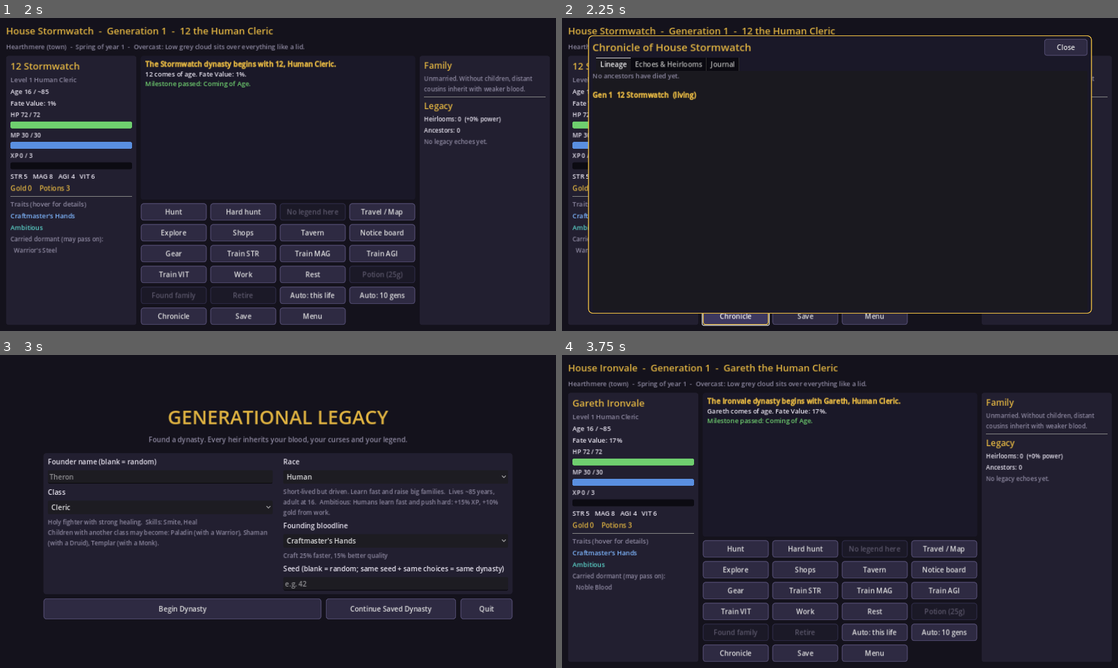
Above: before the commit, frames 1-4 (two rows, left to right).
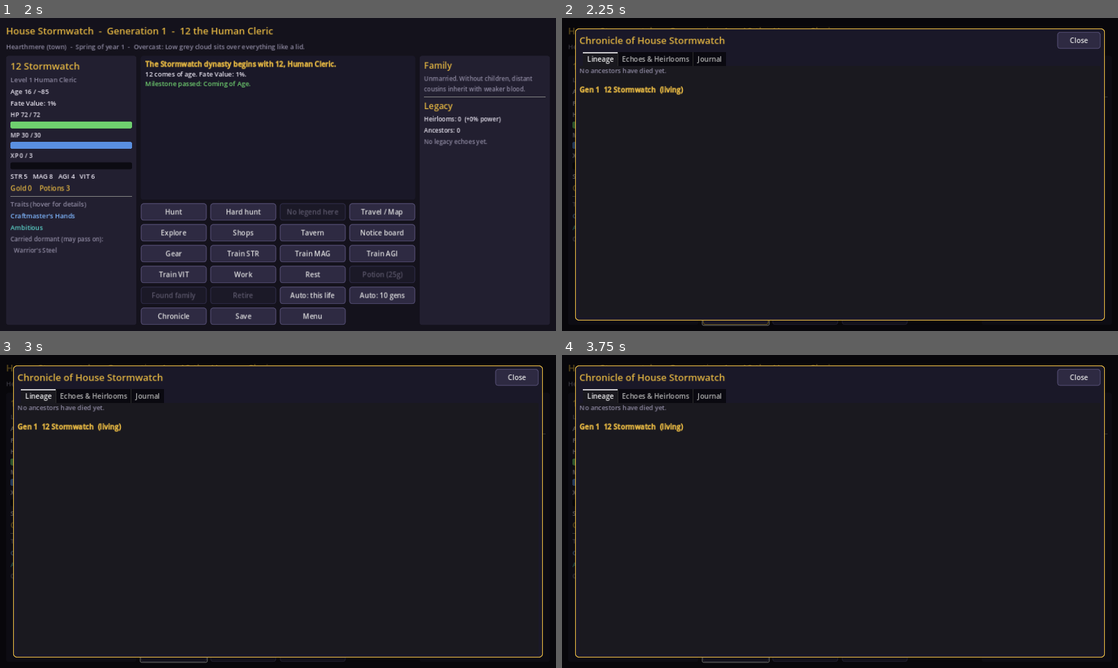
Above: after the commit, the same moments.

Repository: DMG-Workshop/Generational-Legacy-RPG-design
Game: Godot game, scene res://ui/main.tscn
The game is run twice, just before and just after one commit, with the same random seed, the same clock (stepped at 60 frames per second) and the same inputs.
Inputs (mouse positions are in pixels of both pictures, inside the frame that each line leads up to):
- Up to frame 1 (2 s): click (161, 140) at 0.52 s; type "12" at 0.6 s; click (394, 246) at 0.75 s; type "12" at 0.83 s; click "Begin Dynasty" at 1.25 s
- Up to frame 2 (2.25 s): click "Chronicle" at 2 s
- Up to frame 3 (3 s): click "Menu" at 2.75 s
- Up to frame 4 (3.75 s): click (745, 608) at 3.5 s, where only the run before the commit has a clickable "Begin Dynasty"

Frame 1 is identical in both runs. In frame 2, 9.1% of the frame differs, in the area x 1-99%, y 2-99%; in frame 3, 13%; in frame 4, 24%.

Commit message:
Make the Chronicle modal so nothing behind it takes a click
The Chronicle was a bare panel inset 40px from the window edges with
no backdrop. The life screen's last action row (Chronicle, Save,
Menu) peeked out below it and stayed clickable, so a second Chronicle
could stack on the first and Menu could leave the game. On the
succession screen a click beside the panel landed on a "Choose" card
and picked the next heir.

It is now built with Kit.overlay like every other overlay: a dimmed
full-window backdrop that stops the mouse, the bordered panel and a
Close button. The integration test clicks Chronicle and Menu behind
an open Chronicle, and an heir's Choose button, through the viewport
and expects nothing to happen.

Co-Authored-By: Claude Opus 5.5 <noreply@anthropic.com>
Claude-Session: https://claude.ai/code/session_01JNXiUGbEfeQhXYLJb9eyrM

Diff:
--- a/tests/test_game_integration.gd
+++ b/tests/test_game_integration.gd
@@ -7,6 +7,7 @@
 const DIR := "res://tests/fixtures/"
 const UI_SAVE := "user://test_integration_ui_save.json"
 const GameApp := preload("res://ui/play/game_app.gd")
+const ChroniclePanel := preload("res://ui/play/chronicle_panel.gd")
 
 var checks := 0
 var fails := 0
@@ -81,6 +82,7 @@
 	await _frames()
 	await test_ui_event_death_is_saved(app)
 	await test_ui_map_purchase_is_saved(app)
+	await test_ui_chronicle_is_modal(app)
 	app.free()
 	DirAccess.remove_absolute(ProjectSettings.globalize_path(UI_SAVE))
 	GameDynasty.save_path = real_path
@@ -546,12 +548,33 @@
 	return true
 
 
+## A real left click pushed through the viewport: whatever is on top at `pos` receives it.
+func _click(pos: Vector2) -> void:
+	var mm := InputEventMouseMotion.new()
+	mm.position = pos
+	mm.global_position = pos
+	root.push_input(mm)
+	await _frames(2)
+	for pressed in [true, false]:
+		var ev := InputEventMouseButton.new()
+		ev.button_index = MOUSE_BUTTON_LEFT
+		ev.position = pos
+		ev.global_position = pos
+		ev.pressed = pressed
+		root.push_input(ev)
+		await _frames(2)
+
+
 func _labels(n: Node, out: Array = []) -> Array:
 	if n is Label and n.is_visible_in_tree():
 		out.append(n.text)
 	for c in n.get_children():
 		_labels(c, out)
 	return out
+
+
+func _count_open(n: Node, script: Script) -> int:
+	return n.get_children().filter(func(c): return c.get_script() == script and not c.is_queued_for_deletion()).size()
 
 
 ## An event choice whose year ends the heir's life is on disk at once, before Continue is pressed.
@@ -591,3 +614,34 @@
 	ok(_labels(app.current).has("Gold 10    Potions %d" % d.heir.potions), "the life screen shows the gold left")
 	var disk := GameDynasty.load_from_disk()
 	ok(disk.heir.gold == 10 and disk.world.charted == d.world.charted, "the purchase is saved (gold %d, %d charted)" % [disk.heir.gold, disk.world.charted.size()])
+
+
+## Nothing behind the Chronicle takes a click: not the life screen's buttons, not an heir's card.
+func test_ui_chronicle_is_modal(app: Control) -> void:
+	app.new_game("Tess", "warrior", "faetouched", 85, "human")
+	app.dynasty.pending_event = {}
+	app.show_state()
+	await _frames(6)
+	var life: Control = app.current
+	var menu := _button(life, "Menu")
+	var again := _button(life, "Chronicle")
+	await _press(life, "Chronicle")
+	ok(_count_open(life, ChroniclePanel) == 1, "the Chronicle opens")
+	await _click(again.get_global_rect().get_center())
+	await _click(menu.get_global_rect().get_center())
+	ok(app.current == life and _count_open(life, ChroniclePanel) == 1, "clicks on Chronicle and Menu behind it do nothing")
+	if app.current != life:
+		return
+	await _press(life.get_children().back(), "Close")
+	ok(_count_open(life, ChroniclePanel) == 0, "Close shuts it")
+	var d: GameDynasty = app.dynasty
+	d.heir.age = maxf(d.heir.age, d.heir.family_min_age())
+	d.found_family()
+	d.retire()
+	app.show_state()
+	await _frames(6)
+	var choose := _button(app.current, "Choose")
+	await _press(app.current, "Chronicle")
+	await _click(choose.get_global_rect().position + Vector2(8, 8))
+	await _click(choose.get_global_rect().get_center())
+	ok(d.state == "succession" and d.gen == 1, "an heir cannot be chosen through the Chronicle")
--- a/ui/play/chronicle_panel.gd
+++ b/ui/play/chronicle_panel.gd
@@ -1,5 +1,6 @@
-## Overlay showing the dynasty's lineage, echoes, heirlooms and journal.
-extends PanelContainer
+## Overlay showing the dynasty's lineage, echoes, heirlooms and journal. Modal: its backdrop
+## keeps clicks off the screen behind it.
+extends Control
 
 const Kit := preload("res://ui/play/ui_kit.gd")
 
@@ -7,20 +8,7 @@
 
 
 func _ready() -> void:
-	set_anchors_and_offsets_preset(Control.PRESET_FULL_RECT)
-	offset_left = 60
-	offset_right = -60
-	offset_top = 40
-	offset_bottom = -40
-	add_theme_stylebox_override("panel", Kit.style(Color("#1a1828"), 10, Kit.ACCENT))
-	var v := VBoxContainer.new()
-	add_child(v)
-	var head := HBoxContainer.new()
-	v.add_child(head)
-	var t := Kit.label("Chronicle of House %s" % dynasty.dynasty_name, 24, Kit.ACCENT)
-	t.size_flags_horizontal = Control.SIZE_EXPAND_FILL
-	head.add_child(t)
-	head.add_child(Kit.button("Close", func(): queue_free(), Vector2(100, 36)))
+	var v := Kit.overlay(self, "Chronicle of House %s" % dynasty.dynasty_name)
 	var tabs := TabContainer.new()
 	tabs.size_flags_vertical = Control.SIZE_EXPAND_FILL
 	v.add_child(tabs)
